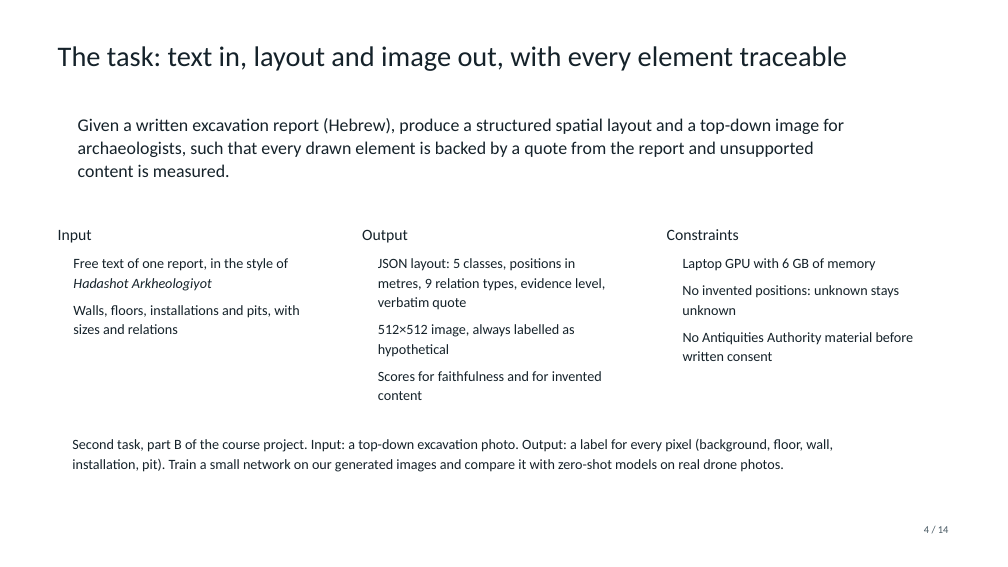
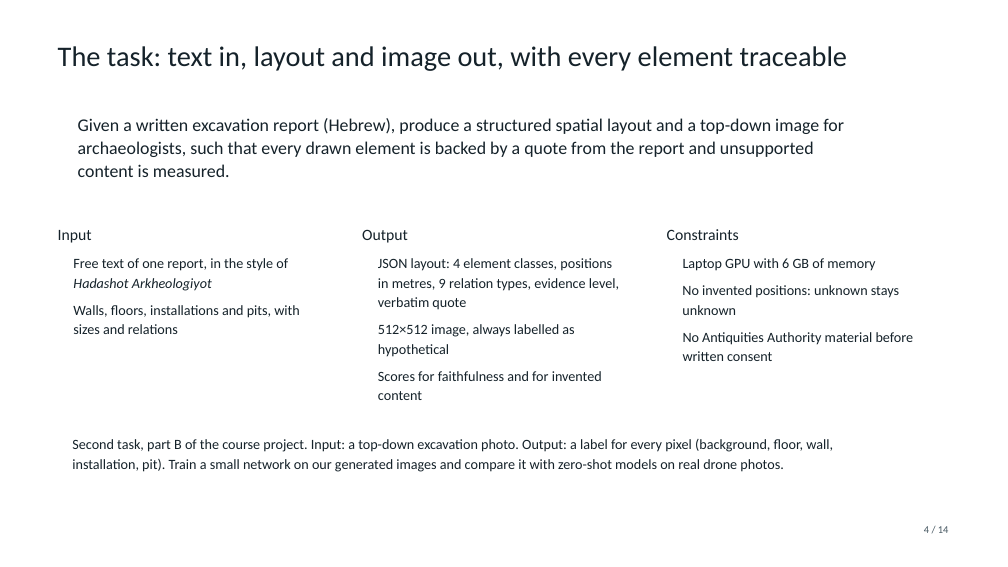
Before and after one commit to ssen2803/arch-to-image, a slide deck: slide 4 of slides/proposal.pptx. Drawn at 1008x567 pixels with LibreOffice and Linux fonts; fonts in the diff are those of the drawing; background and template pictures are left out. Boxes give left, top, right and bottom in pixels: in the first picture for what was removed or moved away, otherwise in the second. Text is boxed around its words. In the diff, an @@ line names an element or a change of style, - is before the commit and + after.

```diff
--- a/slides/proposal.pptx
+++ b/slides/proposal.pptx
@@ text at box(378, 258, 619, 310): text changed @@
-JSON layout: 5 classes, positions in
-metres, 9 relation types, evidence level,
-verbatim quote
+JSON layout: 4 element classes, positions
+in metres, 9 relation types, evidence level,
+verbatim quote
```
Also in this commit, not shown: 1 other slide changed, 25 other files.
